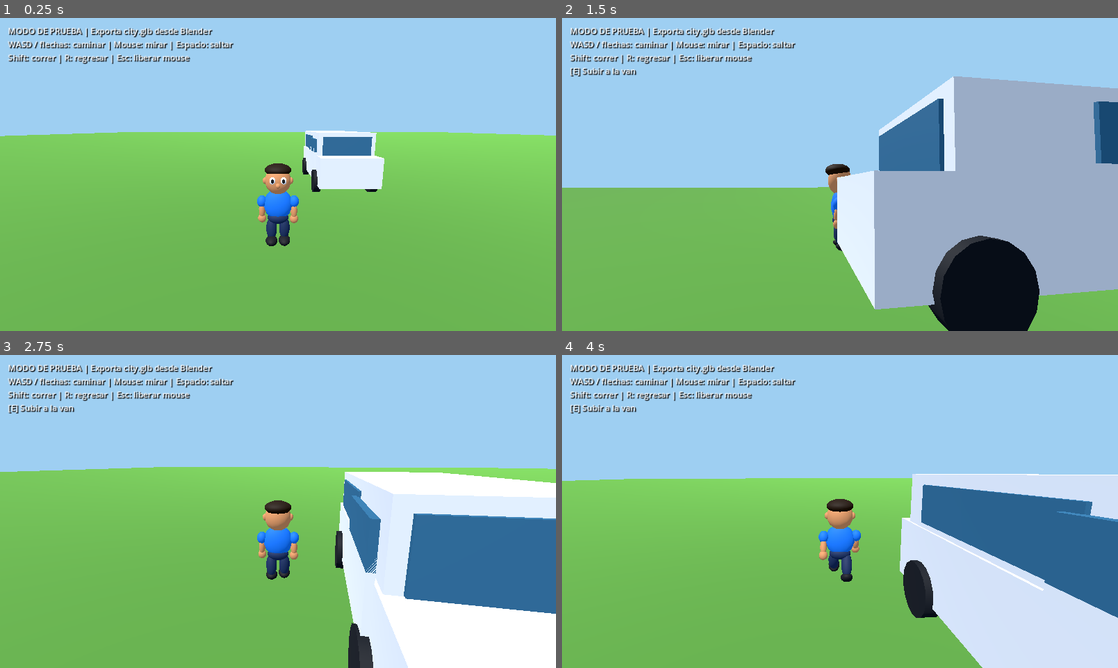
Above: before the commit, frames 1-4 (two rows, left to right).
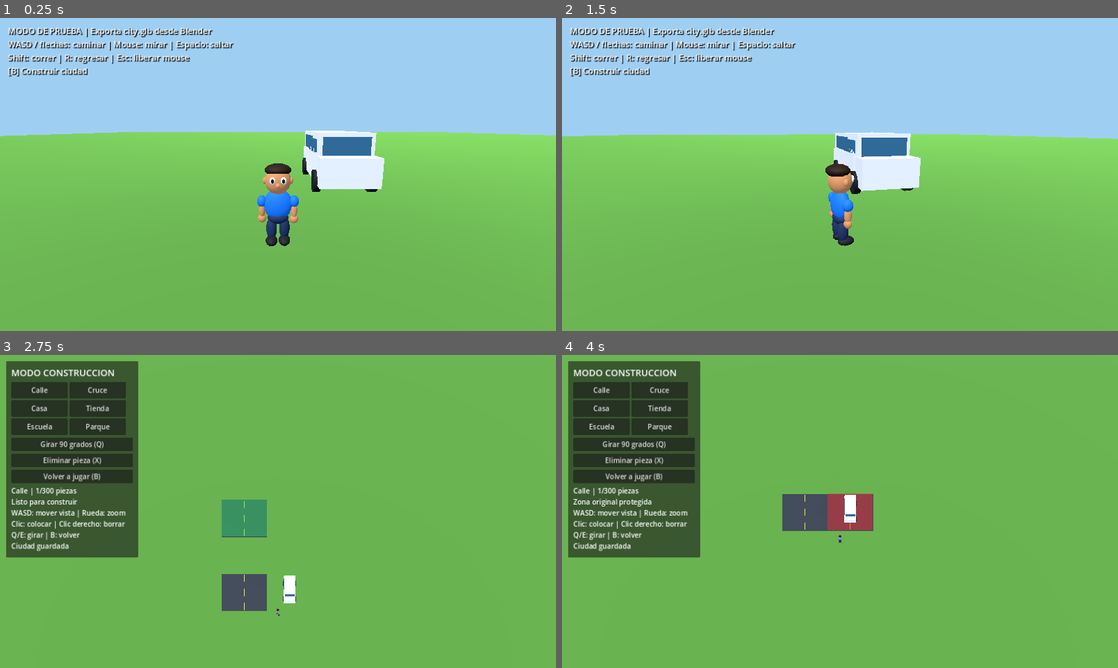
Above: after the commit, the same moments.

Repository: valdy247/mycity
Game: Godot game, scene res://main.tscn
Two runs of this game, one before a commit and one after it. Both use one fixed random seed, a clock stepped at 60 frames per second and the inputs below.
Inputs (mouse positions are in pixels of both pictures, inside the frame that each line leads up to):
- Up to frame 1 (0.25 s): no input
- Up to frame 2 (1.5 s): tap Enter at 0.5 s; move the mouse to (867, 174) at 0.52 s; hold W 0.53-1.25 s; tap B at 0.6 s; click (867, 174) at 0.67 s; tap Space at 0.77 s; click (634, 140) at 1.25 s, where only the run after the commit has a clickable "Volver a jugar (B)"
- Up to frame 3 (2.75 s): tap Space at 2, 2.27 s; move the mouse to (250, 511) at 2.02 s; hold W from 2.03 s (still down); tap B at 2.1 s; click (250, 511) at 2.17 s
- Up to frame 4 (4 s): release W at 2.75 s; click (634, 477) at 2.75 s, where only the run after the commit has a clickable "Volver a jugar (B)"; tap Enter at 3.5 s; move the mouse to (851, 505) at 3.52 s; hold W from 3.53 s (still down); tap Q at 3.6 s; click (851, 505) at 3.67 s; tap B at 3.8 s

The runs differ from the first frame. In frame 1, 0.2% of the frame differs, in the area x 1-16%, y 16-19%; in frame 2, 42%; in frame 3, 73%, in the area x 0-100%, y 0-100%; in frame 4, 73%.

Commit message:
Integrate aerial build mode with gameplay, vehicle and camera controls

Diff:
--- a/game/main.gd
+++ b/game/main.gd
@@ -1,6 +1,10 @@
 extends Node3D
 # First playable local prototype. Static world, third-person movement.
 const CITY_PATH = "res://city.glb"
+const CityBuilder = preload("res://city_builder.gd")
+var builder: CityBuilder
+var play_camera: Camera3D
+var building_mode := false
 const SPAWN = Vector3(-2.4, 1.0, 5.5)
 var player: CharacterBody3D
 var pivot: Node3D
@@ -58,6 +62,8 @@
 		_make_demo_van()
 	_make_player()
 	_make_hud()
+	builder = CityBuilder.new()
+	add_child(builder)
 	Input.mouse_mode = Input.MOUSE_MODE_CAPTURED
 
 func _add_world_collision(node: Node) -> void:
@@ -137,6 +143,7 @@
 	if van != null:
 		arm.add_excluded_object(van.get_rid())
 	cam.current = true
+	play_camera = cam
 	pivot.rotation = Vector3(pitch, yaw, 0)
 
 func _make_hud() -> void:
@@ -152,6 +159,21 @@
 	_update_hud()
 
 func _unhandled_input(event: InputEvent) -> void:
+	if builder != null and builder.active:
+		builder.handle(event)
+		return
+	if building_mode:
+		return
+	if event is InputEventKey and event.pressed and not event.echo and event.keycode == KEY_B:
+		if not driving and builder != null:
+			building_mode = true
+			player.velocity = Vector3.ZERO
+			status.hide()
+			builder.open(player.global_position)
+		elif driving:
+			exit_message = "Baja de la van antes de construir."
+			message_time = 2.0
+		return
 	if event is InputEventKey and event.pressed and not event.echo:
 		if event.keycode == KEY_ESCAPE:
 			Input.mouse_mode = Input.MOUSE_MODE_VISIBLE
@@ -501,12 +523,24 @@
 			status.text += "\n[E] Subir a la van"
 		elif van == null:
 			status.text += "\nVan no encontrada en la exportacion."
+	if not driving:
+		status.text += "\n[B] Construir ciudad"
 	if message_time > 0.0:
 		status.text += "\n" + exit_message
 
 func _physics_process(delta: float) -> void:
 	if player == null:
 		return
+	if building_mode:
+		if builder.active:
+			builder.tick(delta)
+			return
+		building_mode = false
+		play_camera.current = true
+		status.show()
+		Input.mouse_mode = Input.MOUSE_MODE_CAPTURED
+		interact_requested = false
+		reset_requested = false
 	if van != null and not van_ground_initialized:
 		if _support_van():
 			van_home = van.global_transform
